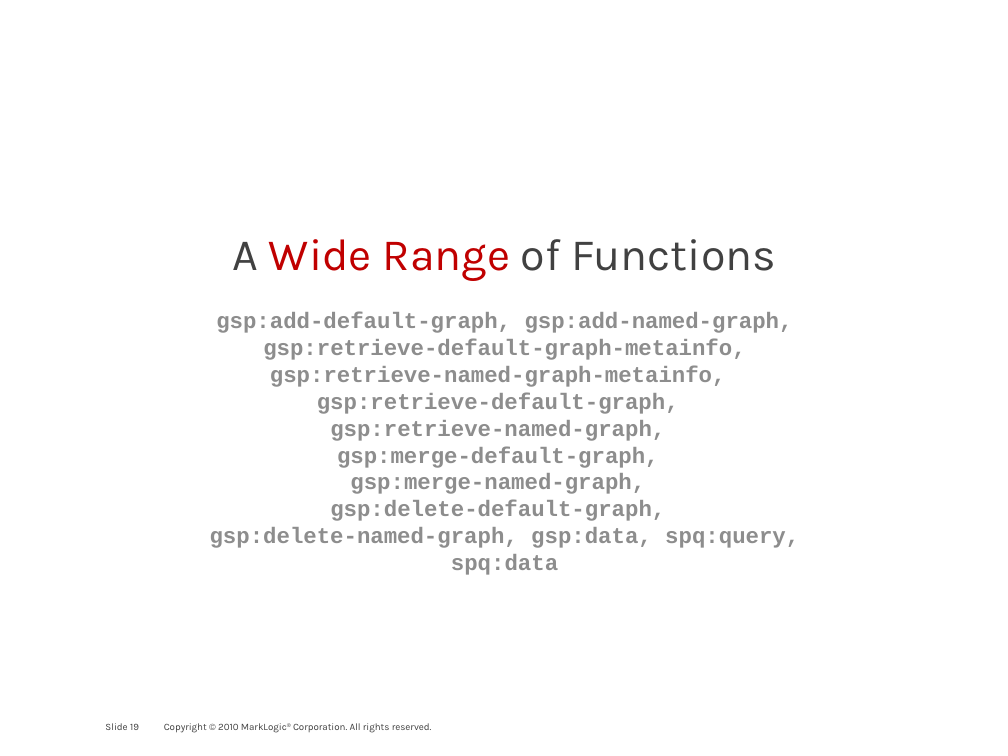
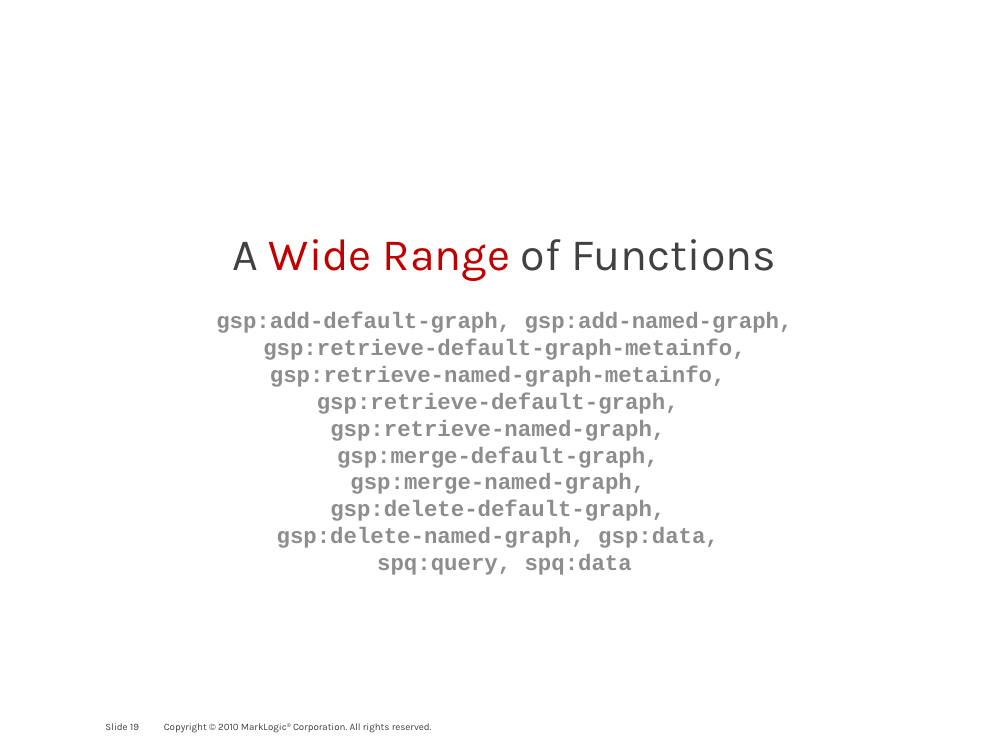
Before and after one commit to philipfennell/grasp, a slide deck: slide 19 of docs/marklogic_and_the_linked-data_connection.pptx. Drawn at 1008x756 pixels with LibreOffice and Linux fonts; fonts in the diff are those of the drawing; background and template pictures are left out. Boxes give left, top, right and bottom in pixels: in the first picture for what was removed or moved away, otherwise in the second. Text is boxed around its words. In the diff, an @@ line names an element or a change of style, - is before the commit and + after.

Commit message:
Tweak in' it.

```diff
--- a/docs/marklogic_and_the_linked-data_connection.pptx
+++ b/docs/marklogic_and_the_linked-data_connection.pptx
@@ text at [277,527,719,575]: text changed @@
-gsp:delete-named-graph, gsp:data, spq:query, spq:data
+gsp:delete-named-graph, gsp:data,
+spq:query, spq:data
```
Also in this commit, not shown: 2 other slides changed.
